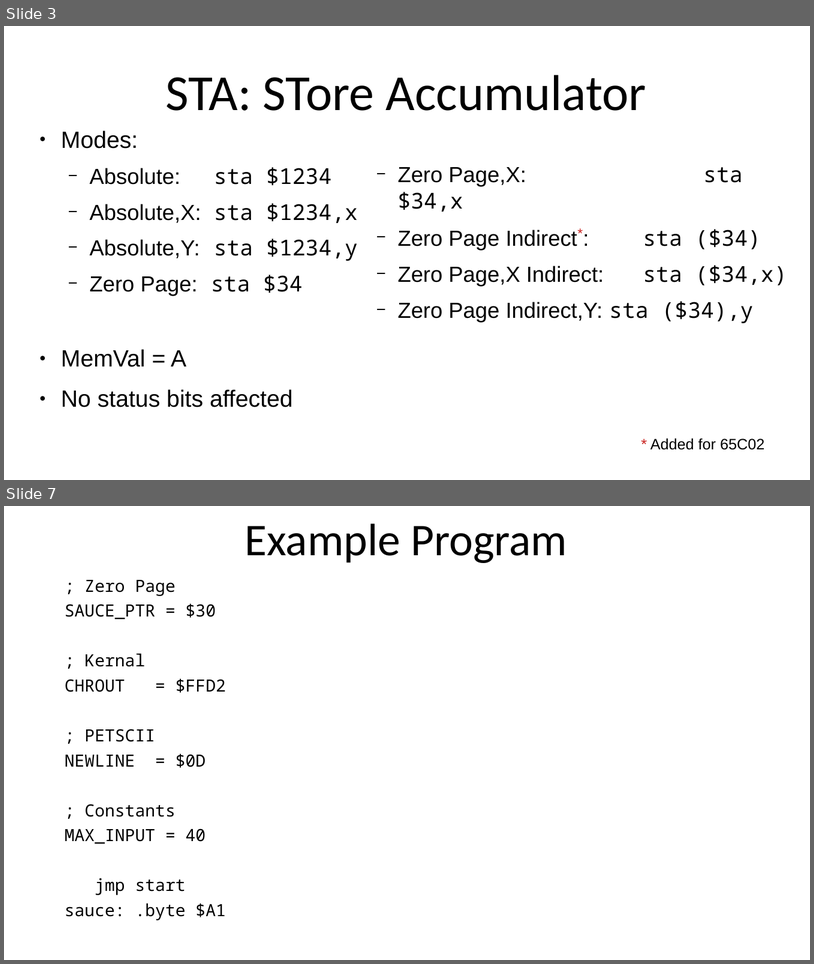
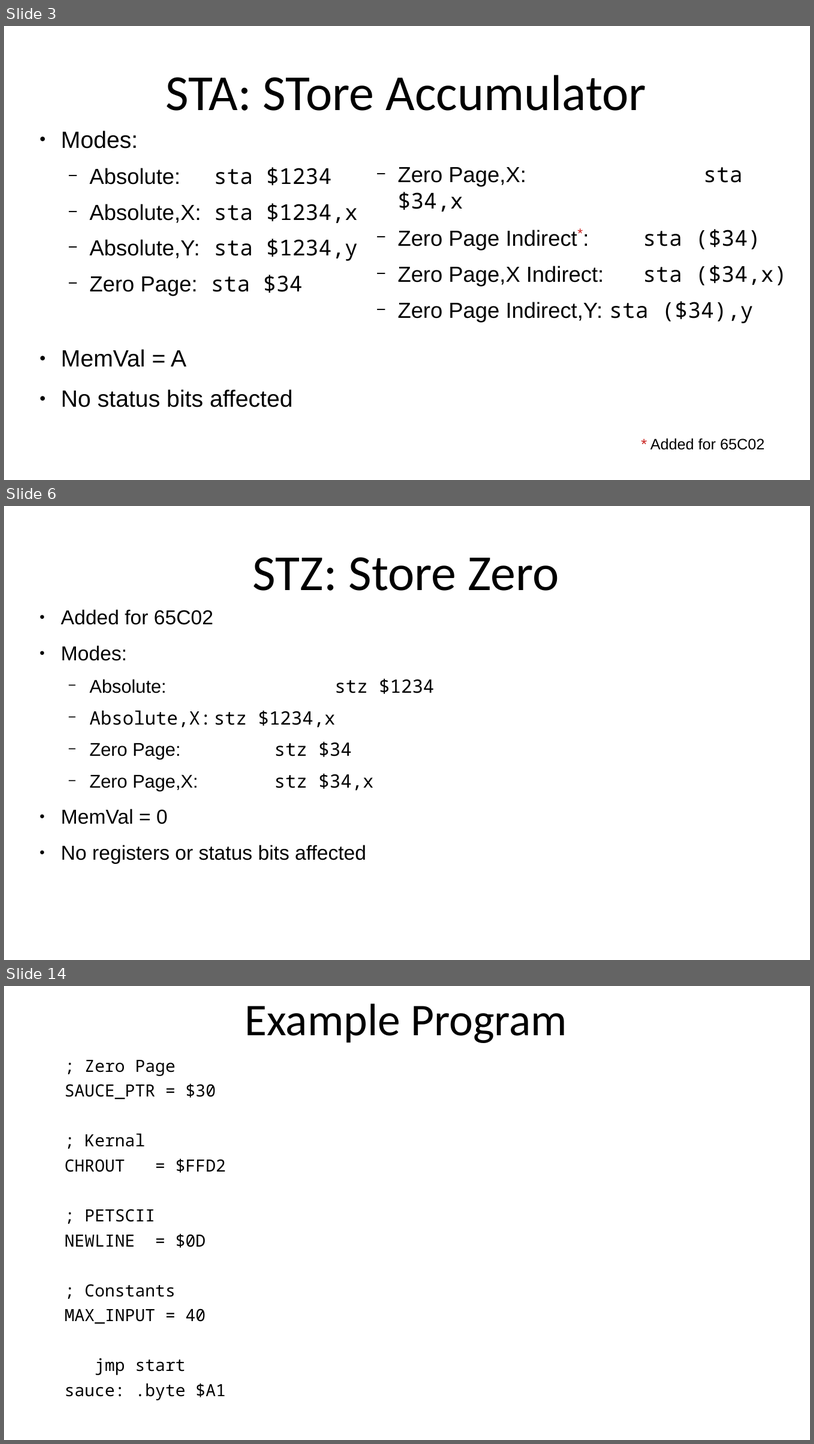
Before and after one commit to SlithyMatt/x16-assembly-tutorial, a slide deck: Lesson7/Lesson7.odp. Shown one above the other, each under a label of ours: slides 3 and 7 before the commit, slides 3, 6 and 14 after it; the slides between them are not shown. The pictures are 814x964 and 814x1444 pixels, drawn with LibreOffice and Linux fonts; fonts in the diff are those of the drawing. Boxes give left, top, right and bottom in pixels: in the first picture for what was removed or moved away, otherwise in the second. Text is boxed around its words. In the diff, an @@ line names an element or a change of style, - is before the commit and + after.

```diff
--- a/Lesson7/Lesson7.odp
+++ b/Lesson7/Lesson7.odp
@@ slide 6 added at (x1=4, y1=506, x2=810, y2=960), background #FFFFFF @@
@@ title added at (x1=253, y1=557, x2=560, y2=591), 60 pt, text #000000 @@
+STZ: Store Zero
@@ text added at (x1=61, y1=609, x2=434, y2=864), 22 pt, text #000000 @@
+● Added for 65C02
+● Modes:
+  − Absolute: stz $1234
+  − Absolute,X: stz $1234,x
+  − Zero Page: stz $34
+  − Zero Page,X: stz $34,x
+● MemVal = 0
+● No registers or status bits affected
@@ what was slide 7 is now slide 14 @@
```
Also in this commit, not shown: 2 slides changed, 7 other slides added, 1 slide removed, 1 other file.
